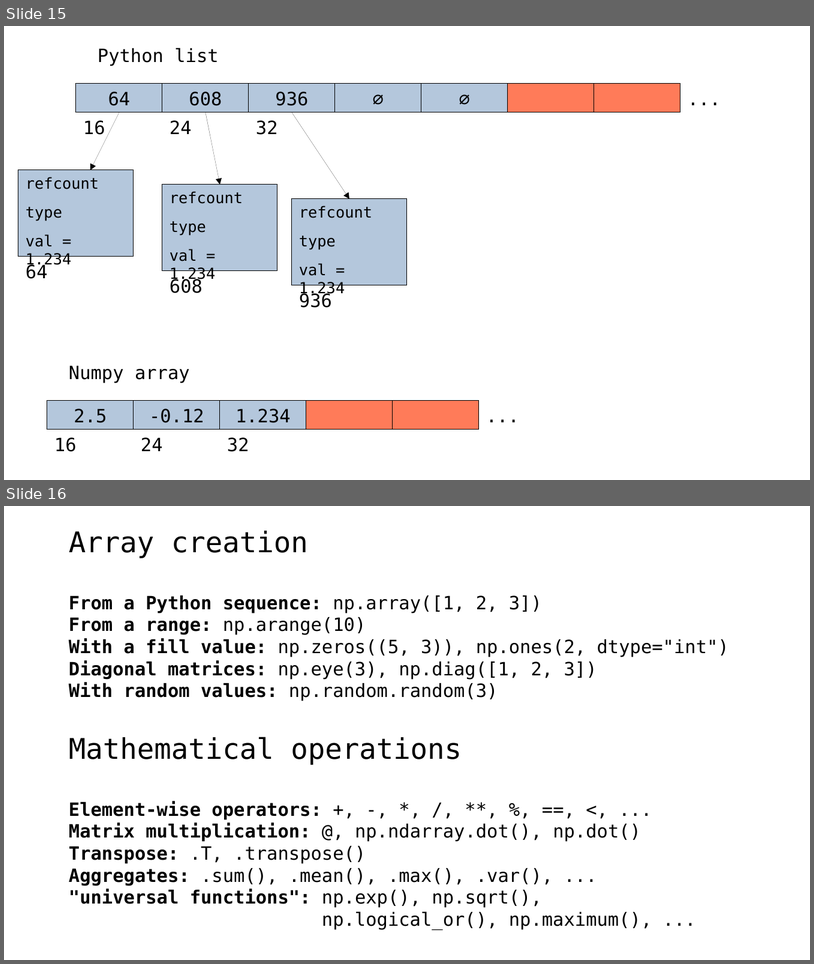
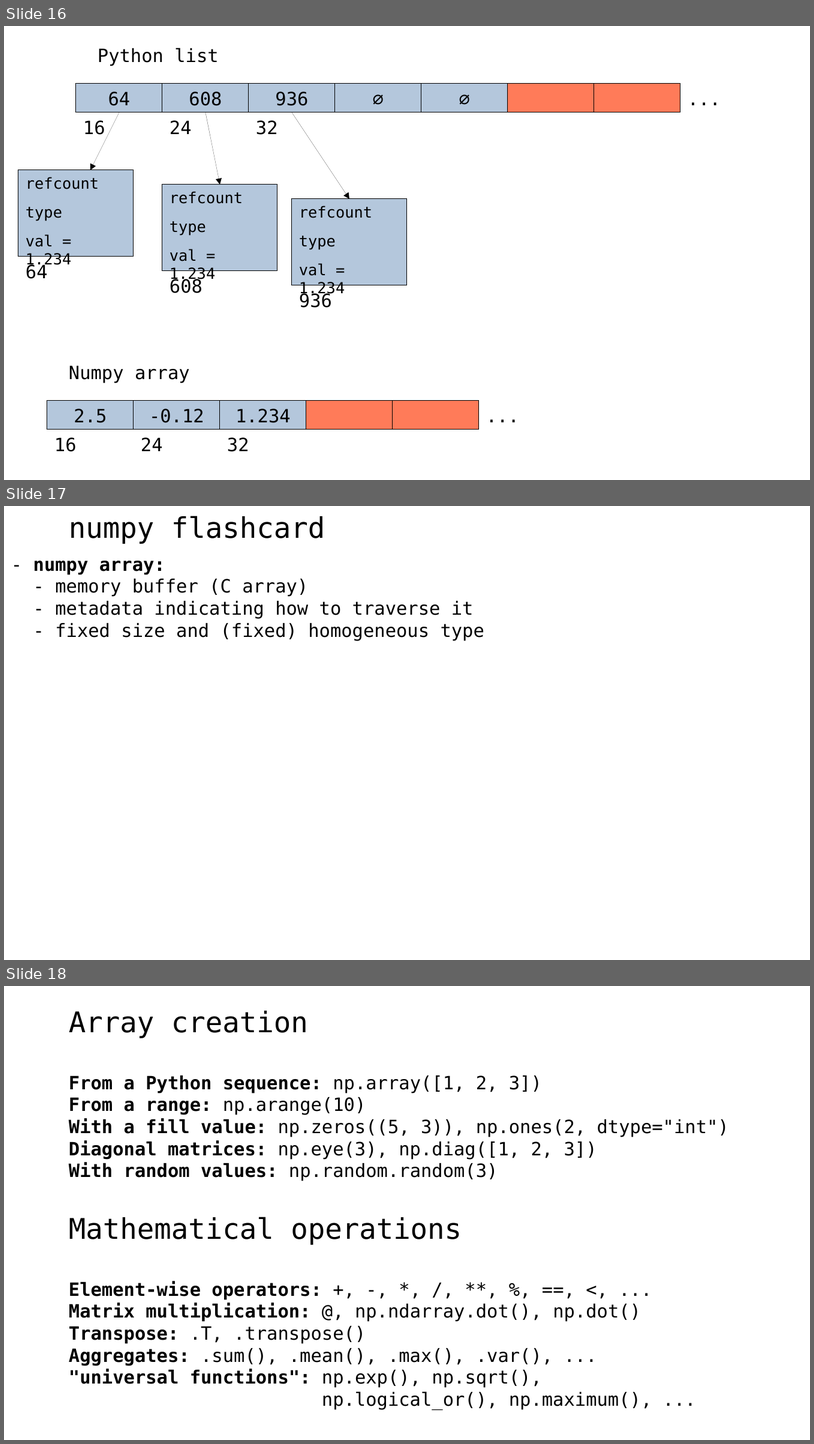
Before and after one commit to neurodatascience/QLS-course-materials, a slide deck: Lectures/04-NumPy_SciPy/slides.odp. Shown one above the other, each under a label of ours: slides 15 and 16 before the commit, slides 16, 17 and 18 after it. The pictures are 814x964 and 814x1444 pixels, drawn with LibreOffice and Linux fonts; fonts in the diff are those of the drawing. Boxes give left, top, right and bottom in pixels: in the first picture for what was removed or moved away, otherwise in the second. Text is boxed around its words. In the diff, an @@ line names an element or a change of style, - is before the commit and + after.

```diff
--- a/Lectures/04-NumPy_SciPy/slides.odp
+++ b/Lectures/04-NumPy_SciPy/slides.odp
@@ slide 17 added at [4, 506, 810, 960], background #FFFFFF @@
@@ text added at [69, 516, 325, 544], 28 pt, text #000000 @@
+numpy flashcard
@@ text added at [33, 561, 485, 640], 18 pt, text #000000 @@
+- numpy array:
+- memory buffer (C array)
+- metadata indicating how to traverse it
+- fixed size and (fixed) homogeneous type
@@ what was slide 15 is now slide 16 @@
@@ what was slide 16 is now slide 18 @@
```
Also in this commit, not shown: 4 slides changed, 4 other slides added, 1 other file.
